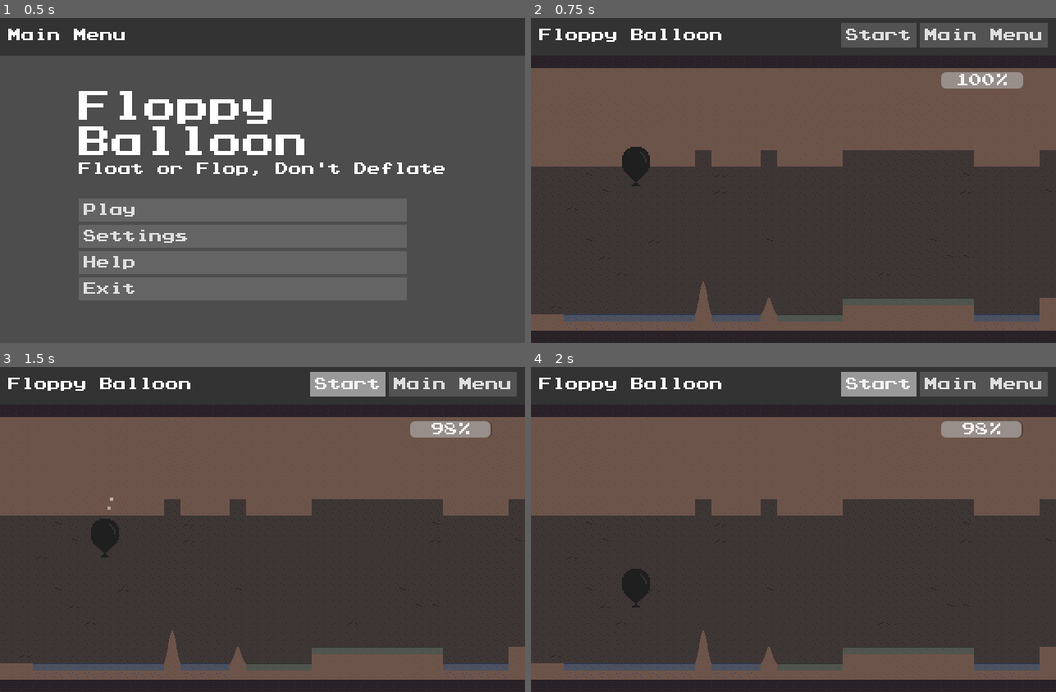
Above: before the commit, frames 1-4 (two rows, left to right).
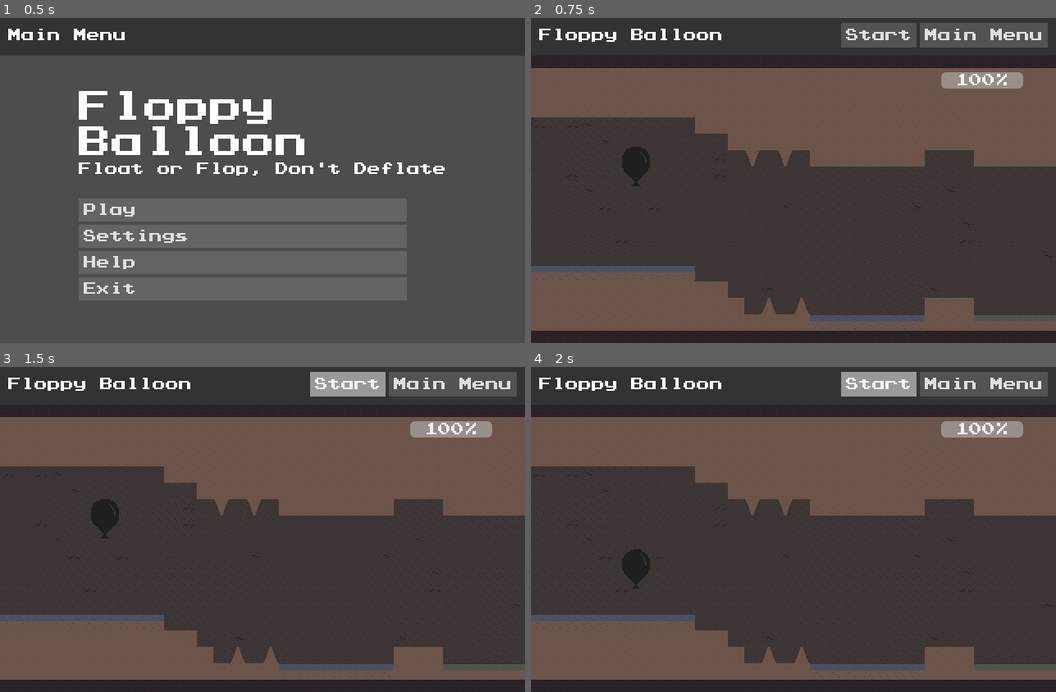
Above: after the commit, the same moments.

Repository: omniuni/Godot_Scroller_Floppy_Balloon
Game: Godot game, scene res://Scenes/screen_menu.tscn
Same seed, same stepped clock (60 frames per second), same inputs: the game is played once before the commit and once after it. Sound files missing from this copy of the repository are replaced by a short silence.
Inputs:
- Up to frame 1 (0.5 s): no input
- Up to frame 2 (0.75 s): click "Play" at 0.5 s
- Up to frame 3 (1.5 s): click "Start" at 1.25 s
- Up to frame 4 (2 s): no input

Frame 1 is identical in both runs. In frame 2, 14% of the frame differs, in the area x 0-100%, y 30-96%; in frame 3, 15%; in frame 4, 16%, in the area x 0-100%, y 16-96%.

Commit message:
fix tunnel start

Diff:
--- a/Scripts/sub_game.gd
+++ b/Scripts/sub_game.gd
@@ -12,8 +12,7 @@
 	timerTerrain.start()
 	pass
 
-func _process(delta: float) -> void:
-
+func _process(_delta: float) -> void:
 	pass
 
 
@@ -54,7 +53,7 @@
 			print("Rendering new Column: "+str(i))
 
 			if(centerpoint == -1):
-				centerpoint = generator.randi_range(tile_row_ceiling, tile_row_floor)
+				centerpoint = floor( (tile_row_ceiling+tile_row_floor)/2.0 )
 			elif i > platform_start:
 				centerpoint+=generator.randi_range(-1, 1)
 			if(centerpoint-width_half-1 < tile_row_ceiling): centerpoint = tile_row_ceiling+width_half+1
